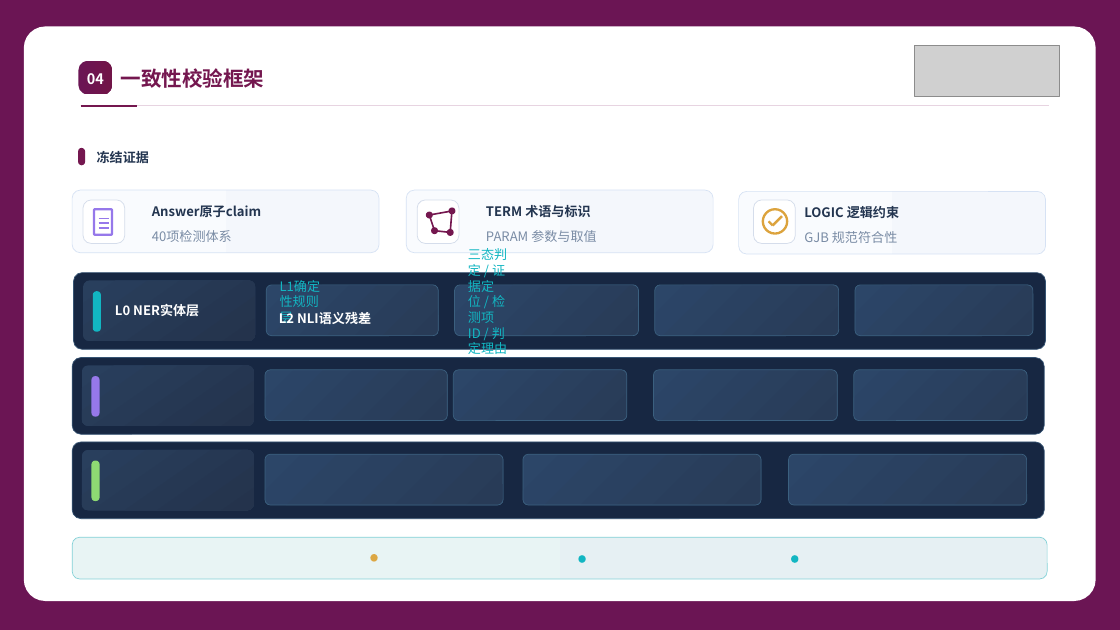
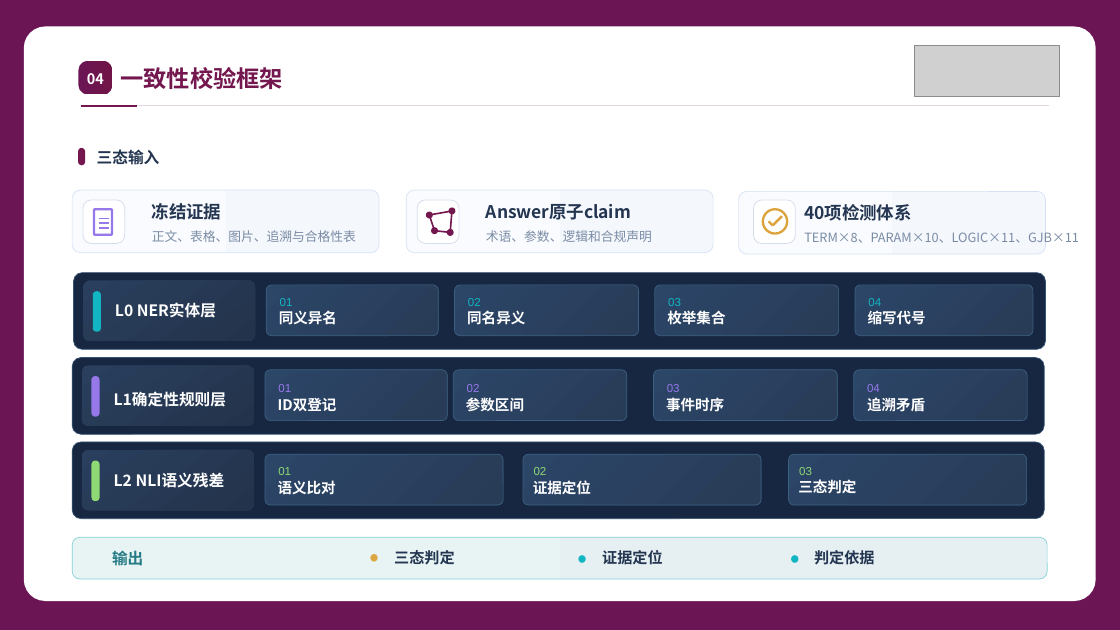
Before and after one commit to hongshi1/data-clean, a slide deck: slide 5 of docs/srs_project/paper/scenario1_aligned_to_scene3_4.pptx. Drawn at 1120x630 pixels with LibreOffice and Linux fonts; fonts in the diff are those of the drawing; grey boxes stand for pictures. Boxes give left, top, right and bottom in pixels: in the first picture for what was removed or moved away, otherwise in the second. Text is boxed around its words. In the diff, an @@ line names an element or a change of style, - is before the commit and + after.

Commit message:
M53: 场景一PPT完整版——逐shape按原文本映射替换，文本shape数量100%匹配原模板
- 逐shape按原文本→场景一文本的dict映射，不再按顺序灌入
- 9页文本shape数量全部100%匹配（含group子shape递归遍历）
- 禁词残留：无（压药/炸药/PaddleOCR/UniEX/Qwen/发动机/航空全部清除）
- 关键文本全部存在（多模态解析/L0-L1-L2/VIO-06/10/17/16-17/0.9121/0.8286）
- 图片槽位：每页与原模板一致

```diff
--- a/docs/srs_project/paper/scenario1_aligned_to_scene3_4.pptx
+++ b/docs/srs_project/paper/scenario1_aligned_to_scene3_4.pptx
@@ text "一致性校验框架" at <box>121,67,283,89</box>: size 22 to 24.9 pt @@
@@ text added at <box>97,149,160,165</box>, 16.8 pt, text #233550, bold @@
+三态输入
@@ text "冻结证据": place and size @@
-text "冻结证据" at <box>97,151,149,163</box>
+text "冻结证据" at <box>152,203,222,220</box>
@@ text "冻结证据" at <box>152,203,222,220</box>: size 14 to 18.6 pt @@
@@ text removed at <box>152,205,261,217</box> @@
-Answer原子claim
@@ text at <box>486,204,631,220</box>: text changed; size 14 to 18.6 pt @@
-TERM 术语与标识
+Answer原子claim
@@ text at <box>804,204,911,221</box>: text changed; size 14 to 18.6 pt @@
-LOGIC 逻辑约束
+40项检测体系
@@ text at <box>152,230,356,242</box>: text changed; size 14 to 13.7 pt @@
-40项检测体系
+正文、表格、图片、追溯与合格性表
@@ text at <box>486,230,652,242</box>: text changed; size 14 to 13.7 pt @@
-PARAM 参数与取值
+术语、参数、逻辑和合规声明
@@ text at <box>804,232,1079,243</box>: text changed; size 14 to 13.7 pt @@
-GJB 规范符合性
+TERM×8、PARAM×10、LOGIC×11、GJB×11
@@ text "L0 NER实体层" at <box>115,302,216,318</box>: size 14 to 16.8 pt @@
@@ text at <box>280,298,293,306</box>: text changed; size 14 to 12.4 pt; font Noto Sans CJK SC to Arial @@
-L1确定性规则层
+01
@@ text at <box>468,298,481,306</box>: text changed; size 14 to 12.4 pt; font Noto Sans CJK SC to Arial @@
-三态判定 / 证据定位 / 检测项ID / 判定理由
+02
@@ text at <box>279,310,337,325</box>: text changed; size 14 to 15.6 pt @@
-L2 NLI语义残差
+同义异名
@@ group added at <box>467,298,926,325</box>: 5 texts @@
+同名异义
+03
+枚举集合
+04
+缩写代号
@@ group added at <box>114,384,925,412</box>: 9 texts @@
+L1确定性规则层
+01
+ID双登记
+02
+参数区间
+03
+事件时序
+04
+追溯矛盾
@@ group added at <box>114,467,856,495</box>: 7 texts @@
+L2 NLI语义残差
+01
+语义比对
+02
+证据定位
+03
+三态判定
@@ text added at <box>112,551,143,566</box>, 16.8 pt, text #267C86, bold @@
+输出
@@ text added at <box>394,550,455,565</box>, 16.1 pt, text #233550, bold @@
+三态判定
@@ text added at <box>602,550,663,565</box>, 16.1 pt, text #233550, bold @@
+证据定位
@@ text added at <box>814,550,875,565</box>, 16.1 pt, text #233550, bold @@
+判定依据
```
Also in this commit, not shown: 8 other slides changed, 3 other files.
